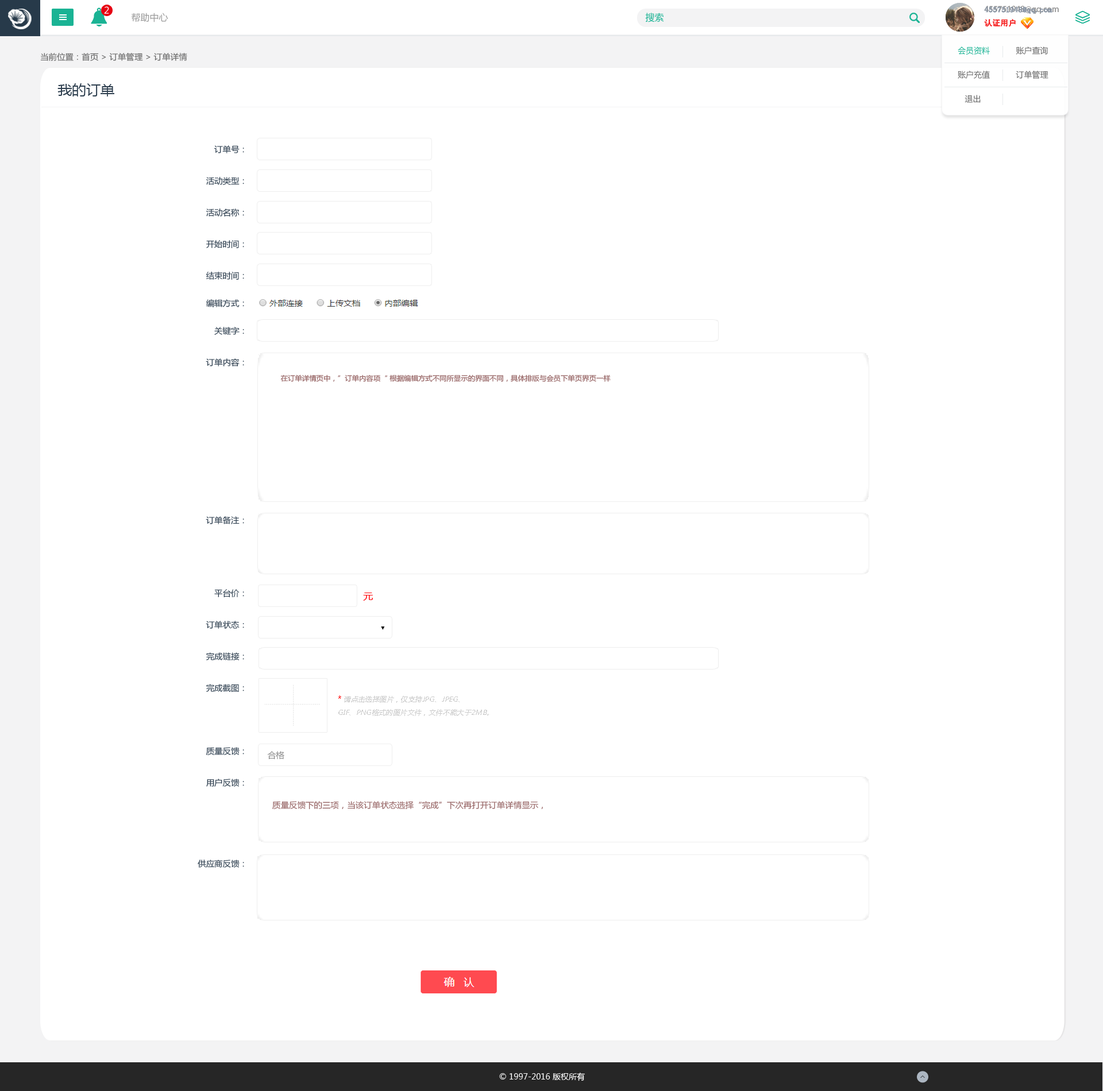
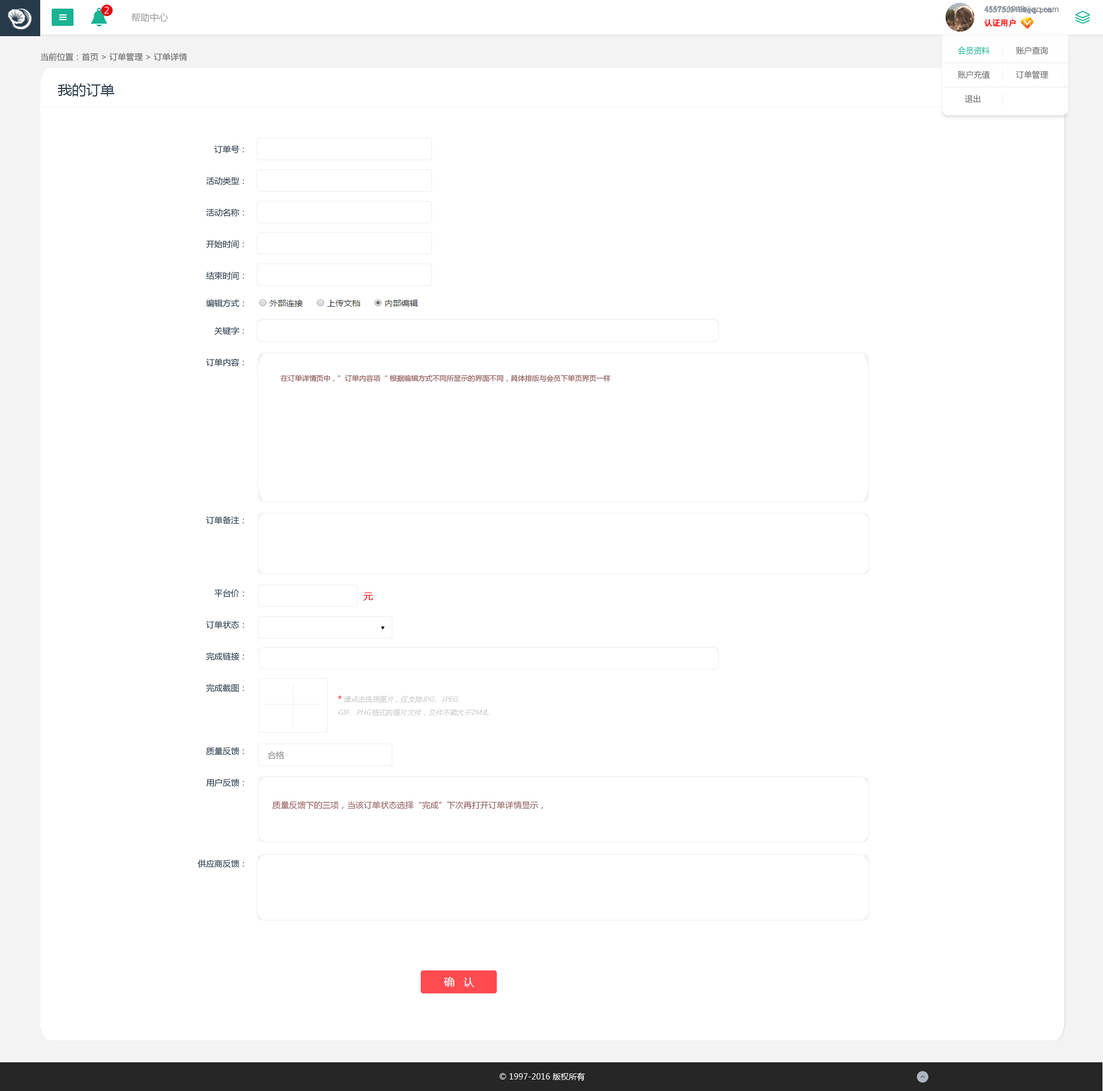
The second 1103px x 1091px image is a revision of the first. Changes to its layers:
hid group "搜索框" (3 layers) over bbox(636, 8, 925, 27)
